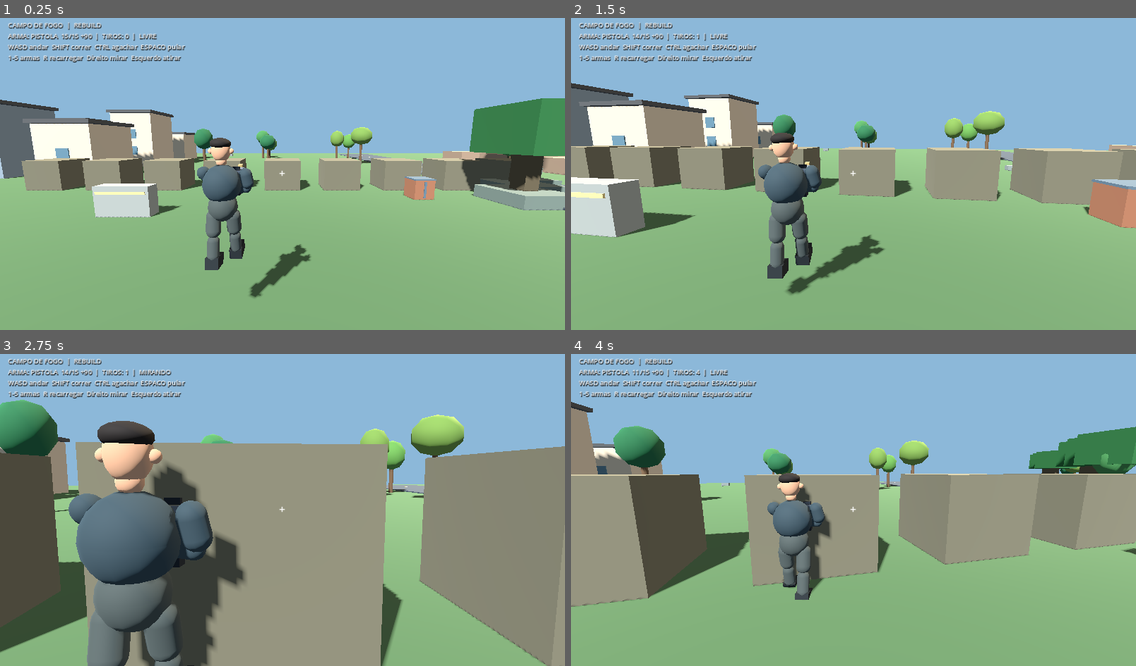
Above: before the commit, frames 1-4 (two rows, left to right).
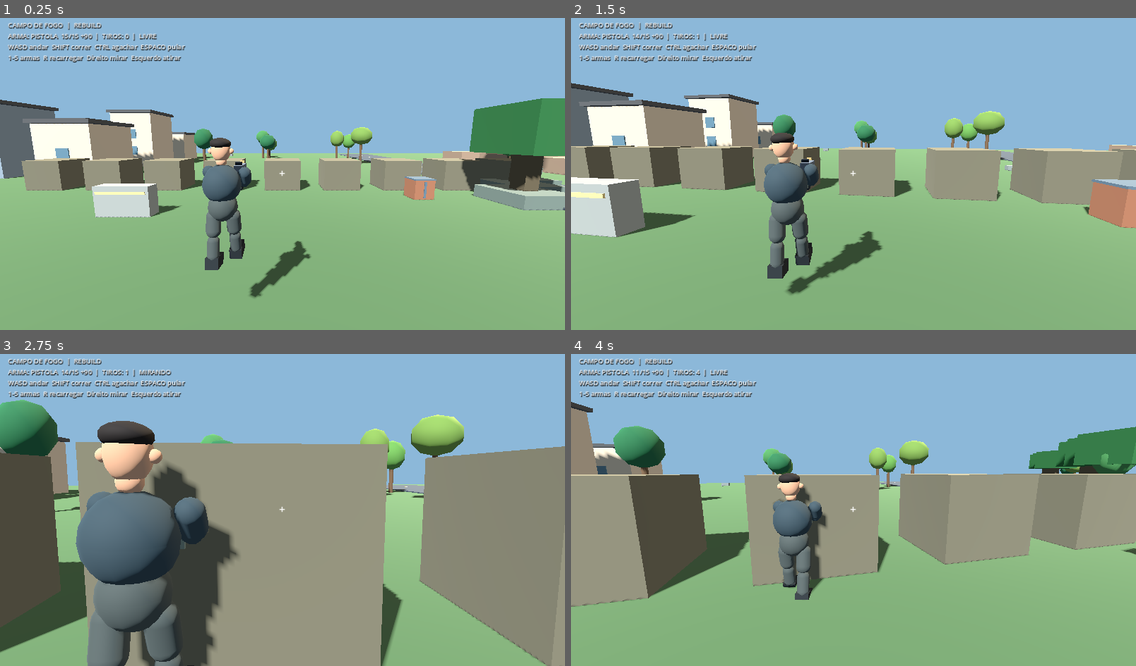
Above: after the commit, the same moments.

Repository: jaime66fla-crypto/gameteste
Game: Godot game, scene res://scenes/main.tscn
Two runs of this game, one before a commit and one after it. Both use one fixed random seed, a clock stepped at 60 frames per second and the inputs below.
Inputs (mouse positions are in pixels of both pictures, inside the frame that each line leads up to):
- Up to frame 1 (0.25 s): no input
- Up to frame 2 (1.5 s): tap Enter at 0.5 s; move the mouse to (881, 170) at 0.52 s; hold Right mouse button (aim) 0.53-1.28 s; hold W (move_forward) from 0.53 s (still down); click (881, 170) at 0.67 s; tap Space (jump) at 0.77 s; tap Ctrl (crouch) at 0.8, 1.35 s; move the mouse to (825, 174) at 1.27 s
- Up to frame 3 (2.75 s): keep holding W (move_forward); tap Space (jump) at 1.52 s; right-click (254, 510) at 1.55 s; move the mouse to (293, 500) at 2.02 s; hold Right mouse button (aim) from 2.03 s (still down); tap Ctrl (crouch) at 2.3 s
- Up to frame 4 (4 s): keep holding W (move_forward); move the mouse to (847, 513) at 2.77 s; release Right mouse button (aim) at 2.78 s; tap Ctrl (crouch) at 2.85, 3.8 s; click (847, 513) at 2.92 s; tap Space (jump) at 3.02, 3.77 s; right-click (847, 513) at 3.05 s; move the mouse to (893, 510) at 3.52 s; press the mouse at (893, 510) at 3.53 s

The runs differ from the first frame. In frame 1, 0.3% of the frame differs, in the area x 34-55%, y 45-79%; in frame 2, 0.4%; in frame 3, 1.7%, in the area x 12-44%, y 44-75%; in frame 4, 0.3%.

Commit message:
fix(godot): extend two-handed pistol stance clear of chest

Diff:
--- a/godot/scripts/avatar/avatar_controller.gd
+++ b/godot/scripts/avatar/avatar_controller.gd
@@ -90,9 +90,11 @@
     right_leg = _build_leg("RightLeg", 0.16, pants, boots)
     left_arm = _build_arm("LeftArm", -0.37, cloth, skin)
     right_arm = _build_arm("RightArm", 0.37, cloth, skin)
+    # The support shoulder reaches forward in a two-handed pistol stance.
+    left_arm.position = Vector3(-0.31, 0.45, -0.10)
     weapon_mount = Node3D.new()
     weapon_mount.name = "WeaponMount"
-    weapon_mount.position = Vector3(0.18, 1.36, -0.20)
+    weapon_mount.position = Vector3(0.18, 1.44, -0.42)
     add_child(weapon_mount)
 
 func _build_leg(part_name: String, x: float, pants: Material, boots: Material) -> Node3D:
@@ -139,7 +141,8 @@
     torso.rotation.x = lerpf(torso.rotation.x, 0.08 if running else (0.045 if aiming else 0.0), blend)
     hips.position.y = lerpf(hips.position.y, 0.70 if crouched else 0.96, blend)
     head.rotation.x = lerpf(head.rotation.x, -0.06 if aiming else 0.0, blend)
-    weapon_mount.position.y = lerpf(weapon_mount.position.y, 1.12 if crouched else 1.38, blend)
+    var hold_height := 1.48 if aiming else 1.44
+    weapon_mount.position.y = lerpf(weapon_mount.position.y, hold_height - (0.26 if crouched else 0.0), blend)
     weapon_mount.rotation.x = lerpf(weapon_mount.rotation.x, -0.08 if aiming else 0.0, blend)
     # Solve after torso, crouch and mount changes so the hands follow the gun.
     if not reloading:
--- a/godot/tests/avatar_grip.gd
+++ b/godot/tests/avatar_grip.gd
@@ -10,20 +10,25 @@
     root.add_child(avatar)
     avatar.rotation = Vector3(0.1, 1.3, -0.05)
     avatar.position = Vector3(5, 2, -3)
-    for crouched in [false, true]:
-        for moving in [0.0, 1.0]:
-            # Returning from a reload must reacquire both grips.
-            for frame in range(60):
-                avatar.animate(1.0 / 60.0, moving, false, crouched, true, false, true)
-            for frame in range(180):
-                avatar.animate(1.0 / 60.0, moving, false, crouched, true, false, false)
-            var mount: Node3D = avatar.get("weapon_mount")
-            for side in ["Right", "Left"]:
-                var hand: Node3D = avatar.get_node("Hips/Torso/" + side + "Arm/Elbow/Hand")
-                var grip := Vector3(0, -0.15, -0.08) if side == "Right" else Vector3(-0.065, -0.14, -0.09)
-                var error := hand.global_position.distance_to(mount.to_global(grip))
-                if error > 0.025:
-                    failures.append("%s hand %.3fm from pistol; crouched=%s moving=%s" % [side, error, crouched, moving])
+    for aiming in [false, true]:
+        for crouched in [false, true]:
+            for moving in [0.0, 1.0]:
+                # Returning from a reload must reacquire both grips.
+                for frame in range(60):
+                    avatar.animate(1.0 / 60.0, moving, false, crouched, aiming, false, true)
+                for frame in range(180):
+                    avatar.animate(1.0 / 60.0, moving, false, crouched, aiming, false, false)
+                var mount: Node3D = avatar.get("weapon_mount")
+                var torso: Node3D = avatar.get("torso")
+                var grip_in_torso := torso.to_local(mount.to_global(Vector3(0, -0.15, -0.08)))
+                if grip_in_torso.z > -0.44:
+                    failures.append("Pistol grip is too close to chest: %.3fm; aiming=%s" % [-grip_in_torso.z, aiming])
+                for side in ["Right", "Left"]:
+                    var hand: Node3D = avatar.get_node("Hips/Torso/" + side + "Arm/Elbow/Hand")
+                    var grip := Vector3(0, -0.15, -0.08) if side == "Right" else Vector3(-0.065, -0.14, -0.09)
+                    var error := hand.global_position.distance_to(mount.to_global(grip))
+                    if error > 0.025:
+                        failures.append("%s hand %.3fm from pistol; crouched=%s moving=%s" % [side, error, crouched, moving])
     avatar.free()
     for failure in failures:
         printerr(failure)
